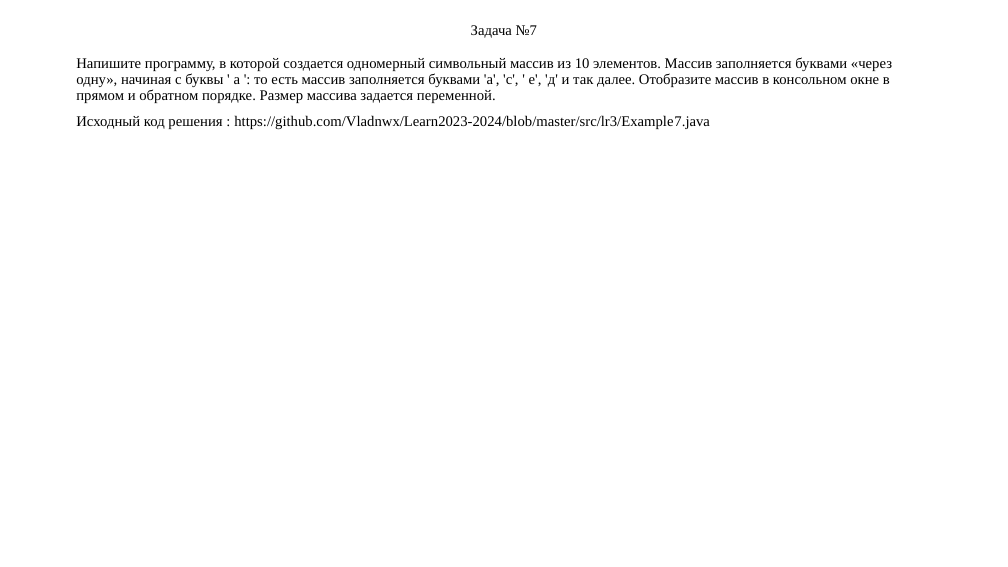
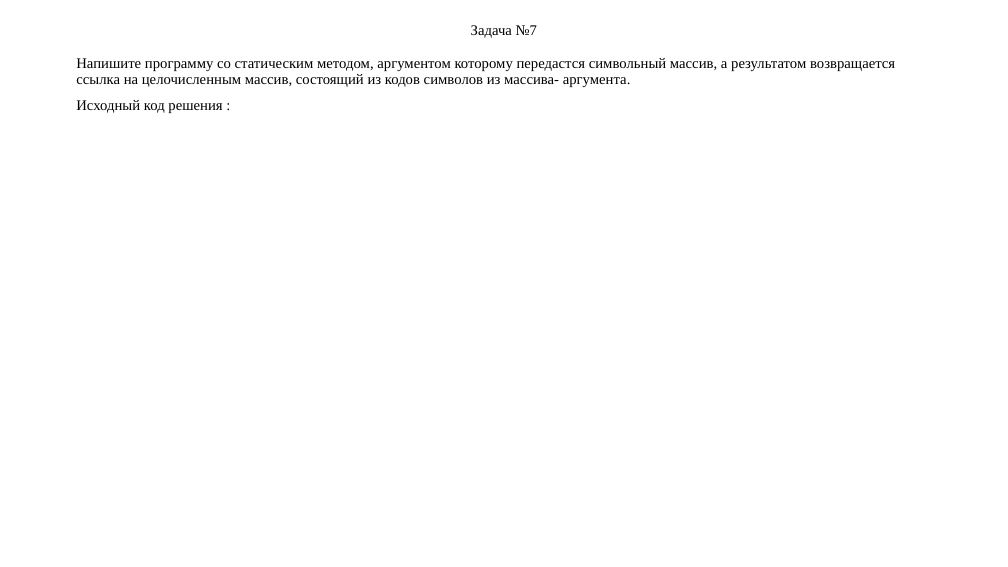
Before and after one commit to Vladnwx/Learn2023-2024, a slide deck: slide 9 of src/lr6/РИЗ-130916у Савельев В.Н. Отчет о выполнении ЛР6.pptx. Drawn at 1008x567 pixels with LibreOffice and Linux fonts; fonts in the diff are those of the drawing. Boxes give left, top, right and bottom in pixels: in the first picture for what was removed or moved away, otherwise in the second. Text is boxed around its words. In the diff, an @@ line names an element or a change of style, - is before the commit and + after.

```diff
--- a/src/lr6/РИЗ-130916у Савельев В.Н. Отчет о выполнении ЛР6.pptx
+++ b/src/lr6/РИЗ-130916у Савельев В.Н. Отчет о выполнении ЛР6.pptx
@@ text at bbox=[76, 58, 895, 113]: text changed @@
-Напишите программу, в которой создается одномерный символьный массив из 10 элементов. Массив заполняется буквами «через одну», начиная с буквы ' а ': то есть массив заполняется буквами 'а', 'с', ' е', 'д' и так далее. Отобразите массив в консольном окне в прямом и обратном порядке. Размер массива задается переменной.
-Исходный код решения : https://github.com/Vladnwx/Learn2023-2024/blob/master/src/lr3/Example7.java
+Напишите программу со статическим методом, аргументом которому передастся символьный массив, а результатом возвращается ссылка на целочисленным массив, состоящий из кодов символов из массива- аргумента.
+Исходный код решения :
```
Also in this commit, not shown: 12 other slides changed, 2 other files.
